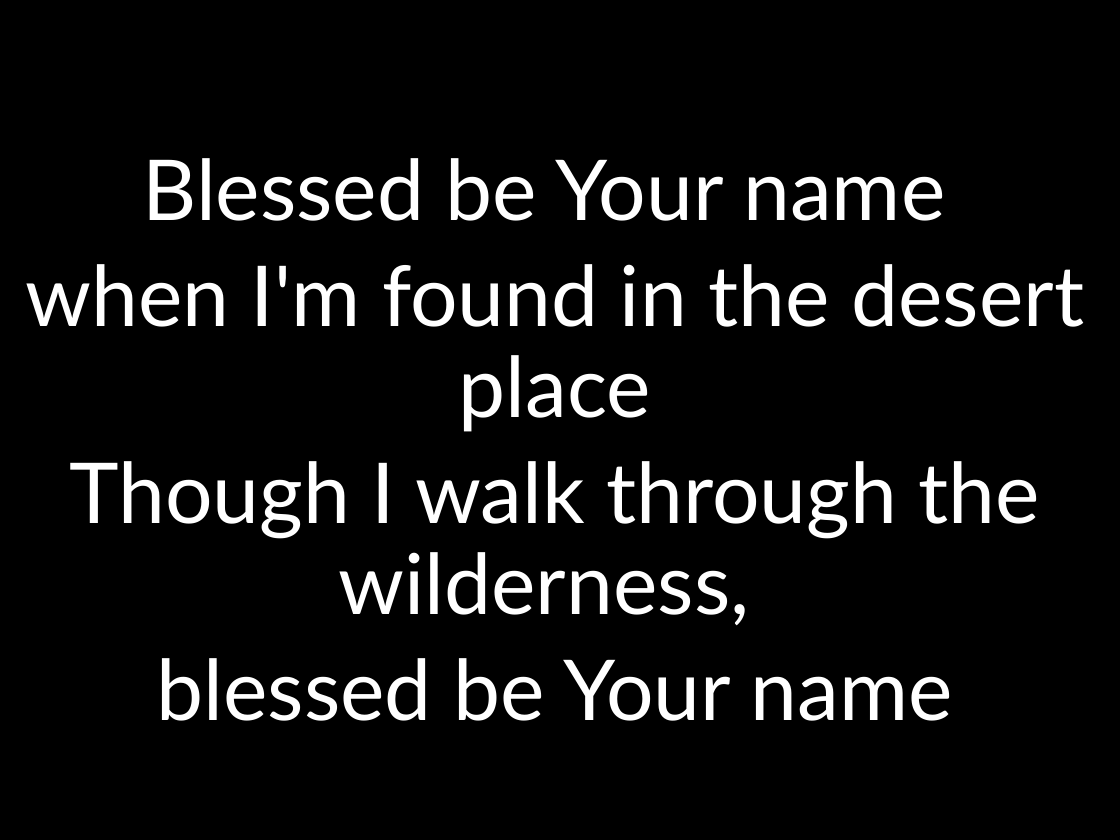
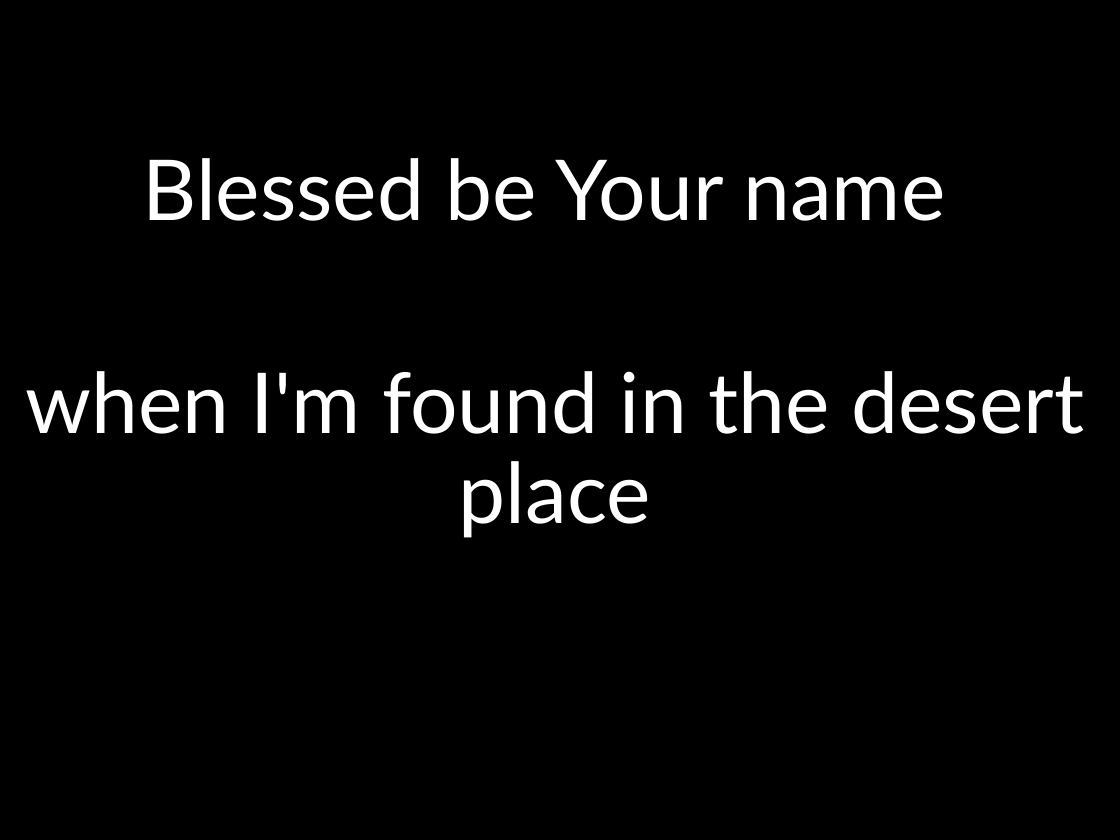
Before and after one commit to kendall412/worship, a slide deck: slide 4 of Blessed Be You Name.pptx (slide 3 before the commit). Drawn at 1120x840 pixels with LibreOffice and Linux fonts; fonts in the diff are those of the drawing. Boxes give left, top, right and bottom in pixels: in the first picture for what was removed or moved away, otherwise in the second. Text is boxed around its words. In the diff, an @@ line names an element or a change of style, - is before the commit and + after.

```diff
--- a/Blessed Be You Name.pptx
+++ b/Blessed Be You Name.pptx
@@ subtitle at (x1=70, y1=461, x2=1040, y2=721): paragraphs removed @@
-Though I walk through the wilderness,
-blessed be Your name
```
Also in this commit, not shown: 5 other slides changed, 10 slides added, 14 other files.
